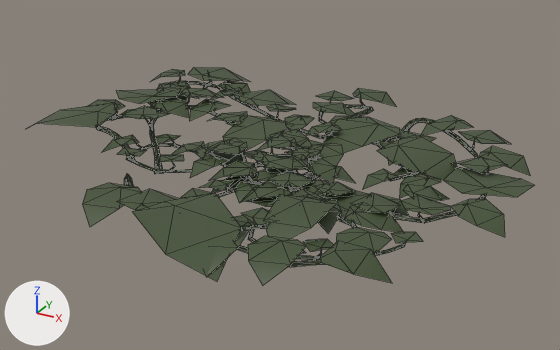
An edit to the FBX model Assets/ArtRes/Map/Ivy/scene_Ivy3.fbx, drawn before and after from the same camera.
Before and after are seen from a 50 mm lens placed at (2.36, -4.11, 1.94), pointed at (0.17, -0.12, -0.05). Lighting does not change. The marker at lower left points along +X, +Y and +Z. Mesh edges are drawn as thin lines. Where no turn or scale is listed for an object, it has been applied to the vertices. Vertices at the same position are counted once.

In view in the first picture: 'Ivy3'.
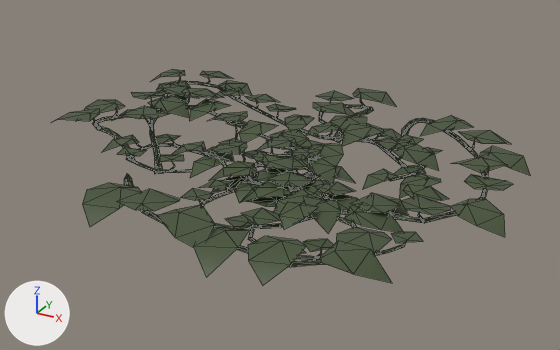
Where the newer file only moved an object's origin or applied its transform, the numbers keep the older frame.

Pixel boxes [x1, y1, x2, y2] of what changed, in the pictures (560 x 350 px; the box of a moved part takes in the faces that stretch with it):
'Ivy3', reshaped
    before: [37, 67, 534, 285]
    after: [56, 69, 531, 285]
part 1 of me_ivy_3_001, moved or reshaped
    before: [319, 190, 370, 217]
    after: [326, 194, 358, 211]
part 2 of me_ivy_3_001, moved or reshaped
    before: [377, 137, 457, 180]
    after: [394, 144, 439, 170]
part 3 of me_ivy_3_001, moved or reshaped
    before: [324, 117, 400, 153]
    after: [342, 123, 384, 147]
part 4 of me_ivy_3_001, moved or reshaped
    before: [193, 141, 247, 166]
    after: [204, 146, 234, 162]
part 5 of me_ivy_3_001, moved or reshaped
    before: [133, 192, 241, 281]
    after: [157, 204, 215, 247]
part 6 of me_ivy_3_001, moved or reshaped
    before: [388, 130, 436, 166]
    after: [398, 135, 424, 149]
part 7 of me_ivy_3_001, moved or reshaped
    before: [233, 90, 296, 106]
    after: [246, 94, 279, 103]
part 8 of me_ivy_3_001, moved or reshaped
    before: [188, 67, 251, 82]
    after: [200, 71, 234, 79]
part 9 of me_ivy_3_001, moved or reshaped
    before: [223, 115, 291, 151]
    after: [239, 121, 278, 142]
part 10 of me_ivy_3_001, moved or reshaped
    before: [116, 88, 180, 104]
    after: [131, 91, 166, 99]
part 11 of me_ivy_3_001, moved or reshaped
    before: [37, 103, 115, 127]
    after: [56, 108, 99, 121]
part 12 of me_ivy_3_001, moved or reshaped
    before: [264, 195, 336, 239]
    after: [279, 202, 318, 230]
part 13 of me_ivy_3_001, moved or reshaped
    before: [444, 167, 534, 197]
    after: [464, 174, 513, 190]

What changed in the scene script:
```text
Change me_ivy_3_001:
    where me_ivy_3_001.from_pydata(...)  # 2087 vertices, 2767 faces; spans x -1.67..1.71, y -1.64..1.38, z -0.06..0.25
    used by ob_ivy3; location = (0.0, 0.0, 0.0)
    me_ivy_3_001 part 1: the loose piece of 8 vertices spanning x 0.62..1.09, y -0.77..-0.4, z 0.0..0.12 is scaled about its middle by 0.54, then moved by (-0.02, 0.0, 0.02)
    me_ivy_3_001 part 2: the loose piece of 8 vertices spanning x 0.73..1.28, y -0.04..0.43, z 0.02..0.16 is scaled about its middle by 0.54, then moved by (-0.04, 0.0, 0.02)
    me_ivy_3_001 part 3: the loose piece of 8 vertices spanning x 0.26..0.75, y 0.1..0.68, z 0.0..0.15 is scaled about its middle by 0.54, then moved by (0.0, 0.03, 0.02)
    me_ivy_3_001 part 4: the loose piece of 8 vertices spanning x -0.3..0.06, y -0.47..-0.16, z 0.03..0.13 is scaled about its middle by 0.54, then moved by (-0.03, 0.0, 0.01)
    me_ivy_3_001 part 5: the loose piece of 7 vertices spanning x 0.08..0.66, y -1.64..-1.05, z 0.1..0.25 is scaled about its middle by 0.54, then moved by (-0.02, -0.01, 0.02)
    me_ivy_3_001 part 6: the loose piece of 6 vertices spanning x 0.67..0.95, y 0.21..0.62, z 0.01..0.11 is scaled about its middle by 0.54, then moved by (0.0, 0.03, 0.02)
    me_ivy_3_001 part 7: the loose piece of 7 vertices spanning x -0.69..-0.25, y 0.52..0.96, z 0.03..0.14 is scaled about its middle by 0.54, then moved by (0.01, -0.02, 0.02)
    me_ivy_3_001 part 8: the loose piece of 8 vertices spanning x -1.34..-0.87, y 0.85..1.38, z 0.01..0.15 is scaled about its middle by 0.54, then moved by (0.0, -0.02, 0.02)
    me_ivy_3_001 part 9: the loose piece of 7 vertices spanning x -0.36..0.04, y -0.18..0.37, z 0.01..0.14 is scaled about its middle by 0.54, then moved by (0.0, 0.04, 0.02)
    me_ivy_3_001 part 10: the loose piece of 8 vertices spanning x -1.52..-0.94, y 0.04..0.56, z 0.03..0.19 is scaled about its middle by 0.54, then moved by (0.02, 0.0, 0.02)
    me_ivy_3_001 part 11: the loose piece of 7 vertices spanning x -1.67..-0.98, y -0.62..-0.08, z 0.05..0.21 is scaled about its middle by 0.54, then moved by (0.03, 0.0, 0.02)
    me_ivy_3_001 part 12: the loose piece of 7 vertices spanning x 0.55..0.86, y -1.19..-0.76, z 0.08..0.19 is scaled about its middle by 0.54, then moved by (0.0, 0.03, 0.02)
    me_ivy_3_001 part 13: the loose piece of 8 vertices spanning x 1.25..1.71, y -0.3..0.3, z 0.03..0.18 is scaled about its middle by 0.54, then moved by (0.0, -0.04, 0.02)
```
